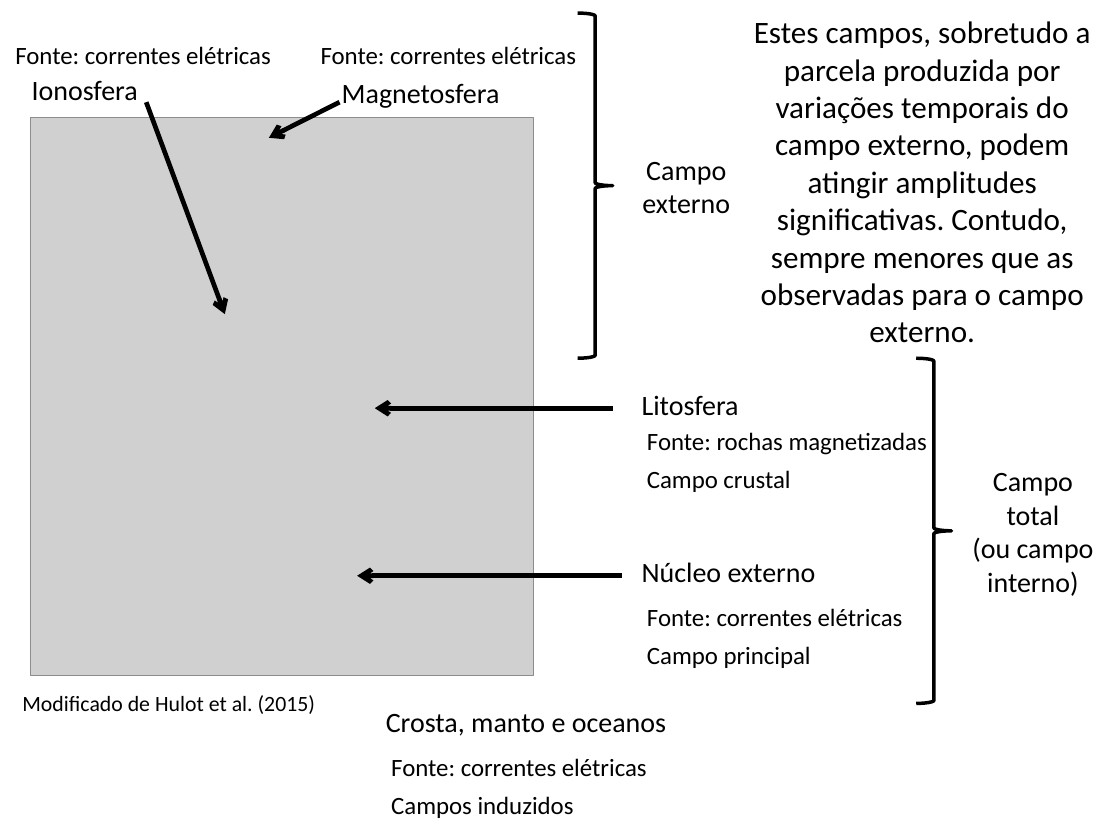
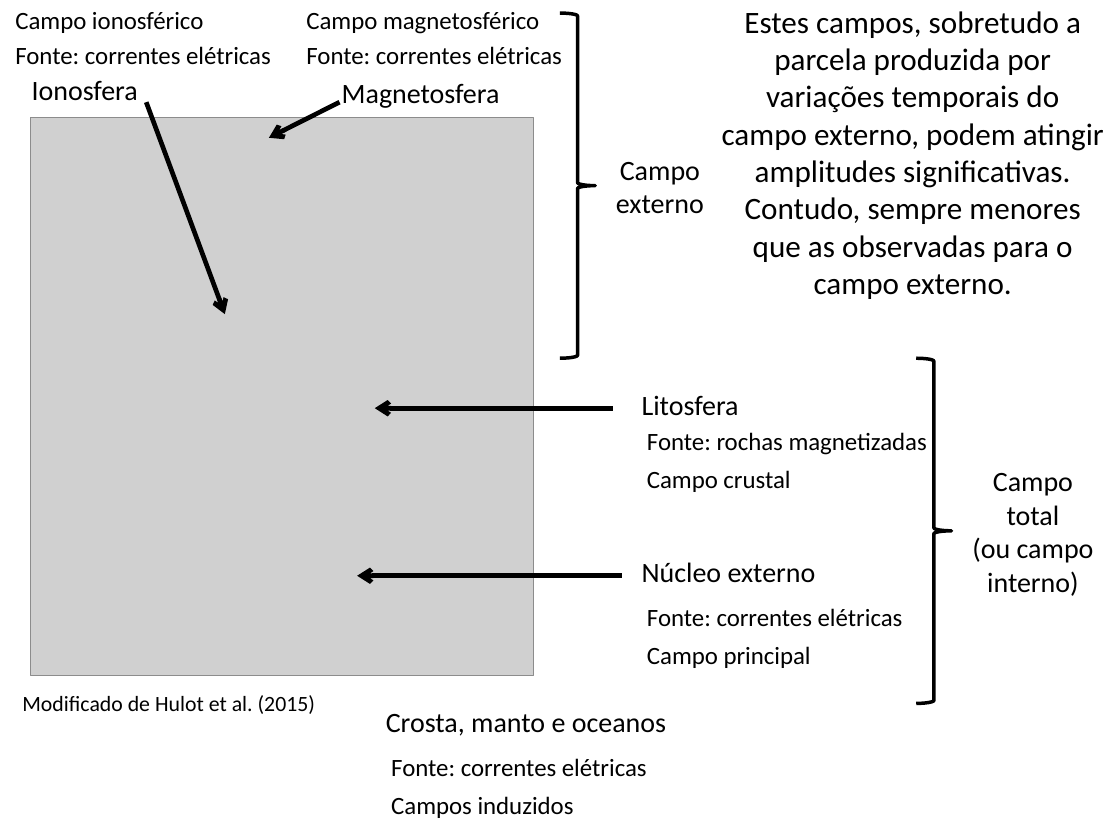
Before and after one commit to pinga-lab/CE-VII-SimBGf-2016, a slide deck: slide 25 of slides/4_anomalia_campo_total.pptx. Drawn at 1120x840 pixels with LibreOffice and Linux fonts; fonts in the diff are those of the drawing; grey boxes stand for pictures. Boxes give left, top, right and bottom in pixels: in the first picture for what was removed or moved away, otherwise in the second. Text is boxed around its words. In the diff, an @@ line names an element or a change of style, - is before the commit and + after.

Commit message:
descricao qualitativa da anomalia de campo total

```diff
--- a/slides/4_anomalia_campo_total.pptx
+++ b/slides/4_anomalia_campo_total.pptx
@@ text added at box(15, 12, 203, 33), 16 pt, text #000000 @@
+Campo ionosférico
@@ text added at box(306, 12, 539, 34), 16 pt, text #000000 @@
+Campo magnetosférico
@@ right brace: place and size @@
-right brace at box(578, 13, 613, 358)
+right brace at box(560, 13, 595, 358)
@@ text "Estes campos, sobretudo a parcela ..." rewrapped from box(754, 21, 1091, 343) to box(722, 11, 1104, 299) @@
@@ text "Fonte: correntes elétricas": place and size @@
-text "Fonte: correntes elétricas" at box(321, 46, 576, 65)
+text "Fonte: correntes elétricas" at box(306, 46, 562, 65)
@@ text "Campo": place and size @@
-text "Campo" at box(642, 162, 730, 214)
+text "Campo" at box(616, 162, 704, 214)
```
Also in this commit, not shown: 8 other slides changed, 54 slides added, 2 other files.
